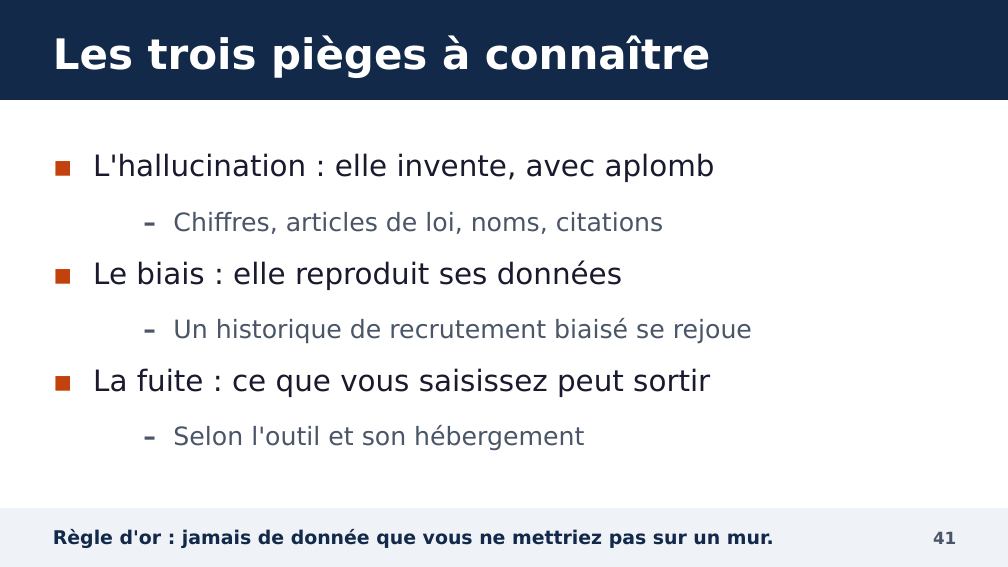
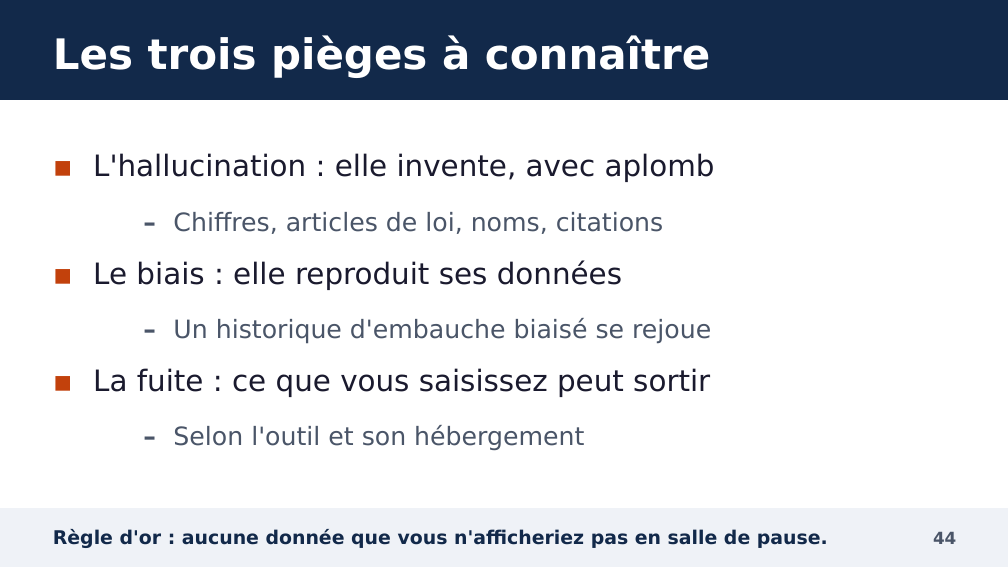
Before and after one commit to YebaYorel/Training, a slide deck: slide 44 of formation_GEM_manager_IA/01_diaporama/Diaporama_Manager_et_IA_GEM.pptx (slide 41 before the commit). Drawn at 1008x567 pixels with LibreOffice and Linux fonts; fonts in the diff are those of the drawing. Boxes give left, top, right and bottom in pixels: in the first picture for what was removed or moved away, otherwise in the second. Text is boxed around its words. In the diff, an @@ line names an element or a change of style, - is before the commit and + after.

```diff
--- a/formation_GEM_manager_IA/01_diaporama/Diaporama_Manager_et_IA_GEM.pptx
+++ b/formation_GEM_manager_IA/01_diaporama/Diaporama_Manager_et_IA_GEM.pptx
@@ text at [173, 318, 711, 344]: text changed @@
-  – Un historique de recrutement biaisé se rejoue
+  – Un historique d'embauche biaisé se rejoue
@@ text at [53, 529, 828, 548]: text changed @@
-Règle d'or : jamais de donnée que vous ne mettriez pas sur un mur.
+Règle d'or : aucune donnée que vous n'afficheriez pas en salle de pause.
@@ text at [933, 532, 956, 544]: text changed @@
-41
+44
```
Also in this commit, not shown: 67 other slides changed, 5 slides added, 1 slide removed, 31 other files.
